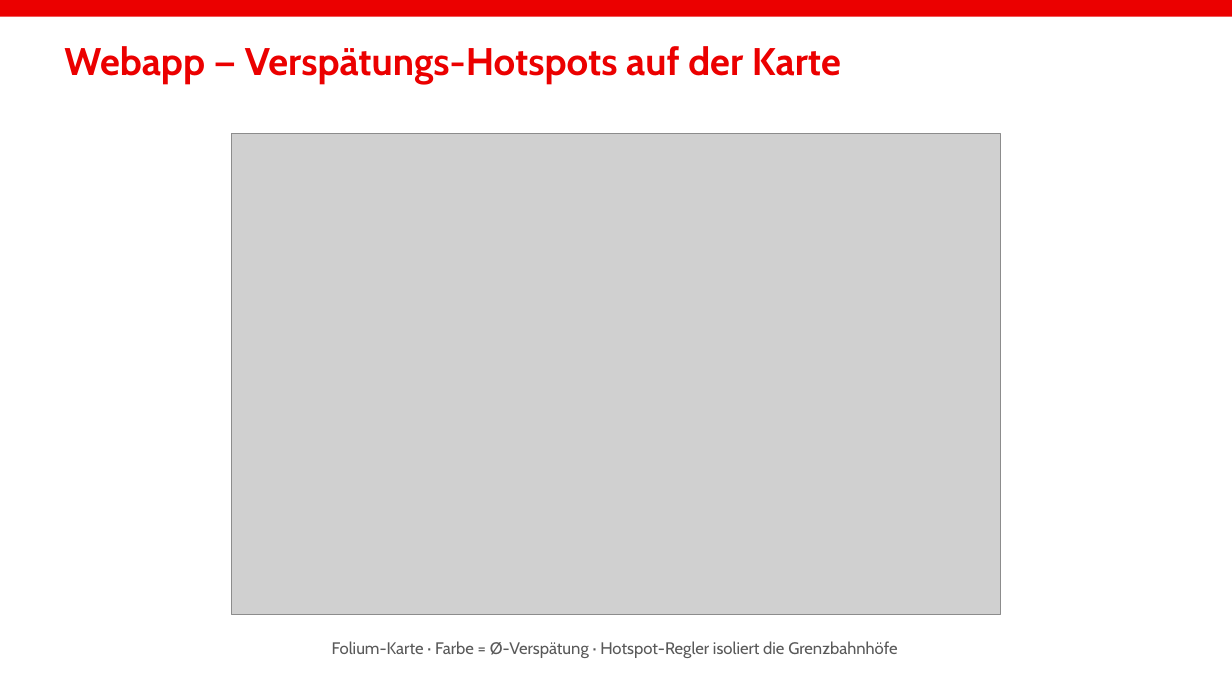
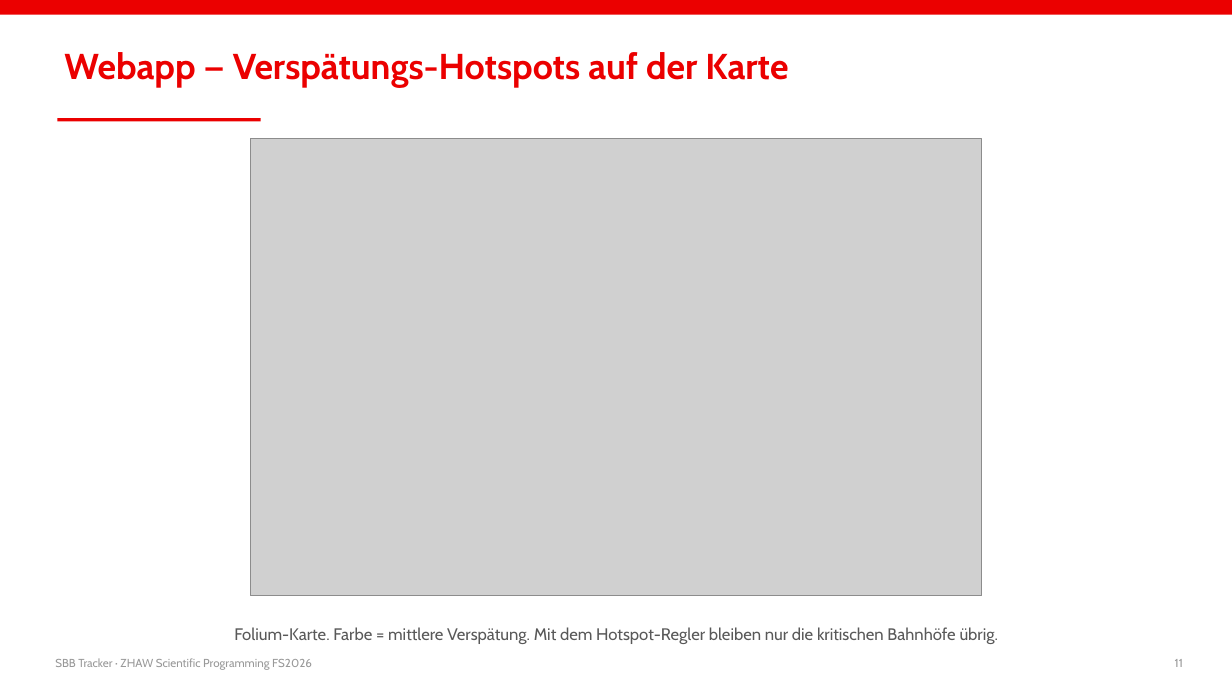
Before and after one commit to Mrgincinamon/SBB-Tracking, a slide deck: slide 11 of presentation/SBB_Tracker_Praesentation.pptx. Drawn at 1232x693 pixels with LibreOffice and Linux fonts; fonts in the diff are those of the drawing; grey boxes stand for pictures. Boxes give left, top, right and bottom in pixels: in the first picture for what was removed or moved away, otherwise in the second. Text is boxed around its words. In the diff, an @@ line names an element or a change of style, - is before the commit and + after.

```diff
--- a/presentation/SBB_Tracker_Praesentation.pptx
+++ b/presentation/SBB_Tracker_Praesentation.pptx
@@ text "Webapp — Verspätungs-Hotspots auf der ..." at bbox=[64, 52, 788, 88]: size 30 to 28 pt @@
@@ rectangle added at bbox=[57, 118, 261, 121], fill #EB0000 @@
@@ picture: place and size @@
-picture at bbox=[232, 134, 1001, 615]
+picture at bbox=[250, 139, 982, 596]
@@ text at bbox=[234, 627, 999, 644]: text changed @@
-Folium-Karte · Farbe = Ø-Verspätung · Hotspot-Regler isoliert die Grenzbahnhöfe
+Folium-Karte. Farbe = mittlere Verspätung. Mit dem Hotspot-Regler bleiben nur die kritischen Bahnhöfe übrig.
@@ text added at bbox=[55, 658, 312, 670], 9 pt, text #999999 @@
+SBB Tracker · ZHAW Scientific Programming FS2026
@@ text added at bbox=[1175, 659, 1183, 667], 9 pt, text #999999 @@
+11
```
Also in this commit, not shown: 13 other slides changed, 2 slides added, 2 slides removed, 1 other file.
